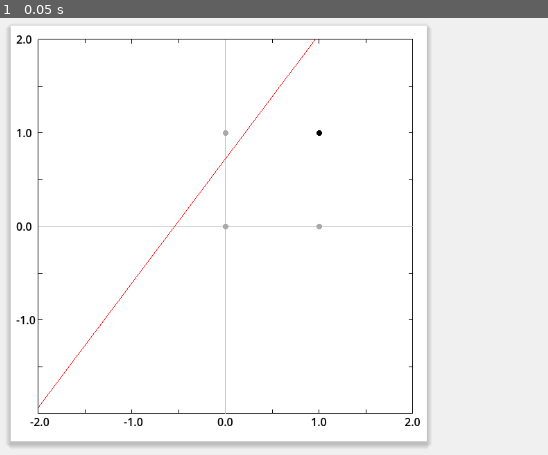
Above: before the commit, frame 1.
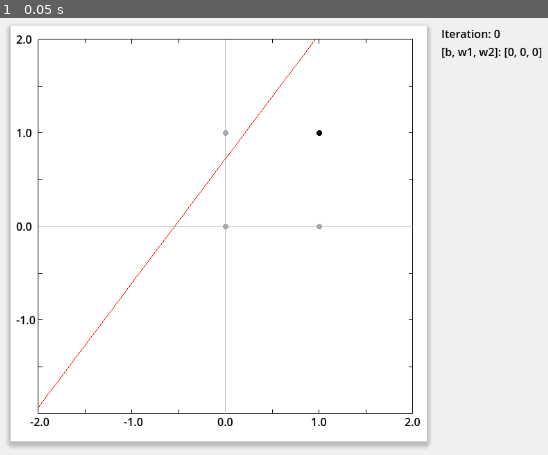
Above: after the commit, the same moment.

Repository: vivisuke/VisualFCL
Game: Godot game, scene res://fc1layer_scene.tscn
The game is run twice, just before and just after one commit, with the same random seed, the same clock (stepped at 60 frames per second) and the same inputs.
Inputs:
- Up to frame 1 (0.05 s): no input

The runs differ from the first frame. In frame 1, 0.3% of the frame differs, in the area x 80-99%, y 2-10%.

Commit message:
0011 ◎ C 06/13 06/13 0.001│ToDo│イテレーション数表示ラベル設置 0012 ◎ C 06/13 06/13 0.001│ToDo│重みベクター表示ラベル設置

Diff:
--- a/VisualFCL/fc1layer_scene.tscn
+++ b/VisualFCL/fc1layer_scene.tscn
@@ -15,3 +15,19 @@
 offset_right = 624.0
 offset_bottom = 624.0
 script = ExtResource("1_88yod")
+
+[node name="ItrLabel" type="Label" parent="."]
+offset_left = 645.0
+offset_top = 24.0
+offset_right = 730.0
+offset_bottom = 50.0
+theme_override_colors/font_color = Color(0, 0, 0, 1)
+text = "Iteration: 0"
+
+[node name="WeightLabel" type="Label" parent="."]
+offset_left = 645.0
+offset_top = 50.0
+offset_right = 730.0
+offset_bottom = 76.0
+theme_override_colors/font_color = Color(0, 0, 0, 1)
+text = "[b, w1, w2]: [0, 0, 0]"
Not shown, changed: VisualFCL.spr
